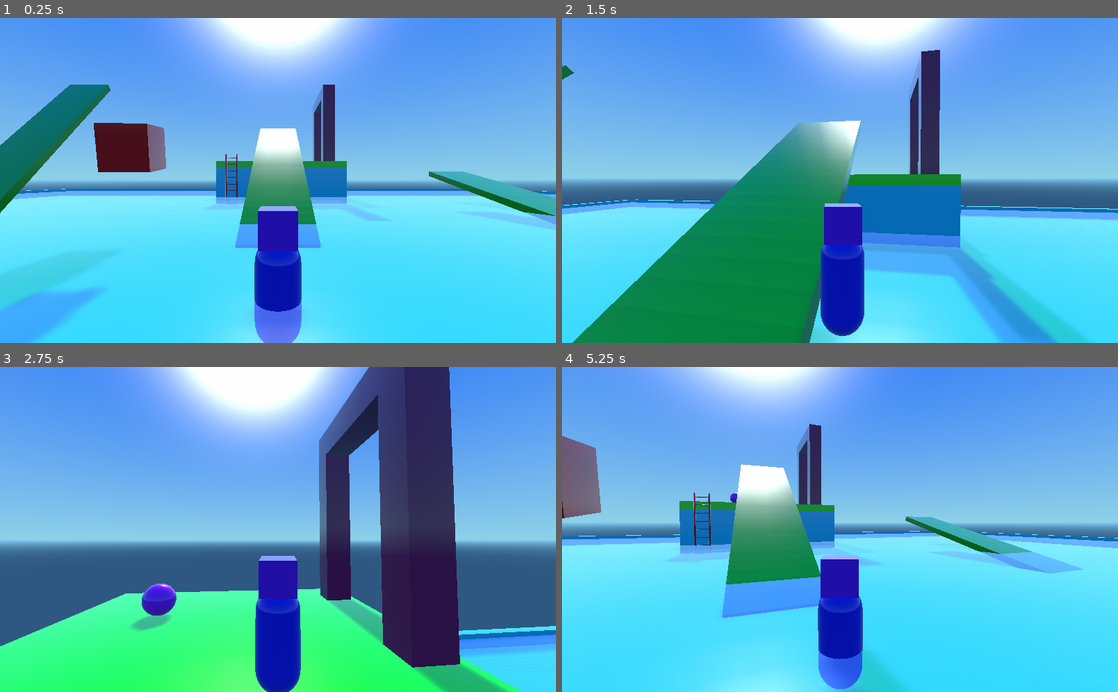
Above: before the commit, frames 1-4 (two rows, left to right).
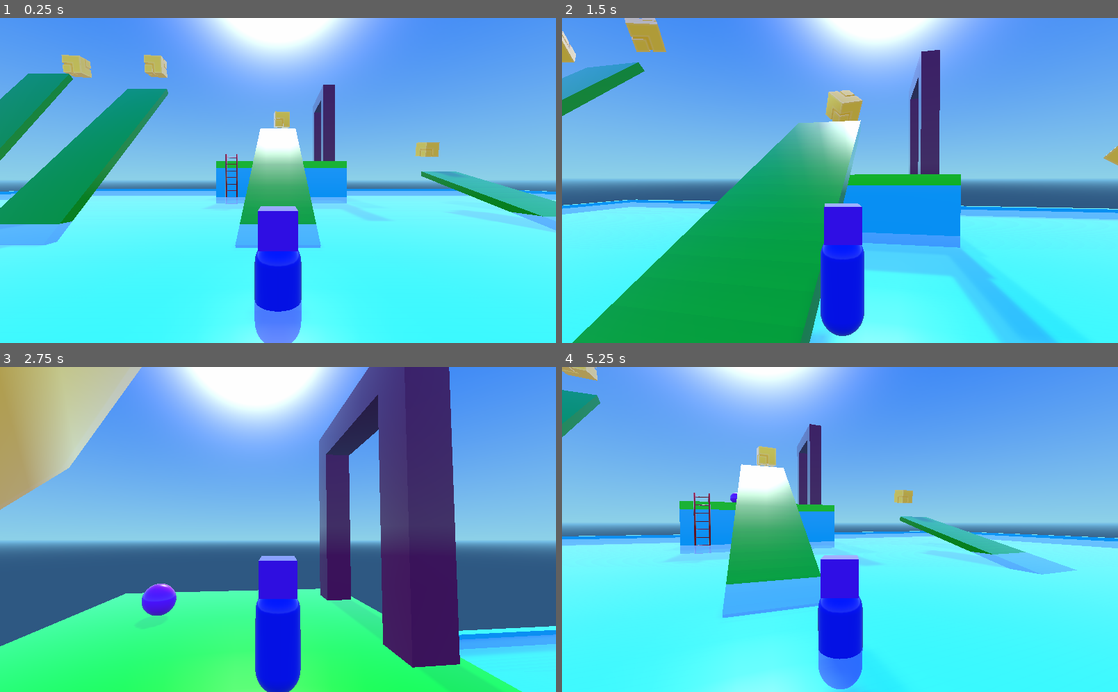
Above: after the commit, the same moments.

Repository: Chrisknyfe/godot-scraps
Game: Godot game, scene res://Main.tscn
Same seed, same stepped clock (60 frames per second), same inputs: the game is played once before the commit and once after it.
Inputs (mouse positions are in pixels of both pictures, inside the frame that each line leads up to):
- Up to frame 1 (0.25 s): no input
- Up to frame 2 (1.5 s): move the mouse to (867, 180) at 0.52 s; hold Shift (sprint) 0.53-1.28 s; hold W (forward) from 0.53 s (still down); tap F (fly) at 0.6 s; tap Space (jump) at 0.77, 1.07 s; move the mouse to (812, 180) at 1.27 s; tap Shift (sprint) at 1.35 s
- Up to frame 3 (2.75 s): keep holding W (forward); tap Space (jump) at 1.52, 1.55, 1.82 s; move the mouse to (289, 523) at 2.02 s; hold Space (jump) from 2.03 s (still down); tap F (fly) at 2.3 s
- Up to frame 4 (5.25 s): keep holding W (forward); move the mouse to (834, 536) at 2.77 s; release Space (jump) at 2.78 s; tap F (fly) at 2.85, 4.55, 5.1 s; tap Space (jump) at 3.02, 3.32, 4.52, 4.82 s; tap Shift (sprint) at 3.05, 4.35 s; move the mouse to (878, 532) at 3.52 s; hold Space (jump) 3.53-4.28 s; tap Tab (possess) at 3.6 s; move the mouse to (795, 526) at 4.27 s; tap Enter at 5 s; move the mouse to (845, 529) at 5.02 s; hold Shift (sprint) from 5.03 s (still down)

The runs differ from the first frame. In frame 1, 43% of the frame differs, in the area x 0-100%, y 11-100%; in frame 2, 40%; in frame 3, 14%; in frame 4, 36%.

Commit message:
Better slope behavior, stick to slopes of appropriate slant. Also tweak the collectible cubes.

Diff:
--- a/character_controller/Ball.tscn
+++ b/character_controller/Ball.tscn
@@ -72,7 +72,7 @@
 collision_layer = 1
 collision_mask = 1
 mode = 0
-mass = 1.0
+mass = 0.3
 friction = 1.0
 bounce = 0.0
 gravity_scale = 1.0
--- a/character_controller/Box.tscn
+++ b/character_controller/Box.tscn
@@ -1,4 +1,7 @@
-[gd_scene load_steps=4 format=2]
+[gd_scene load_steps=5 format=2]
+
+[ext_resource path="res://goldcube.obj" type="ArrayMesh" id=1]
+[ext_resource path="res://goldcube-tex.png" type="Texture" id=2]
 
 [sub_resource type="SpatialMaterial" id=1]
 
@@ -23,13 +26,18 @@
 params_billboard_mode = 0
 params_grow = false
 params_use_alpha_scissor = false
-albedo_color = Color( 1, 0, 0, 1 )
-metallic = 0.0
+albedo_color = Color( 1, 1, 1, 1 )
+albedo_texture = ExtResource( 2 )
+metallic = 0.5
 metallic_specular = 0.5
 metallic_texture_channel = 0
 roughness = 0.0
 roughness_texture_channel = 0
-emission_enabled = false
+emission_enabled = true
+emission = Color( 1, 0.796875, 0, 1 )
+emission_energy = 0.4
+emission_operator = 0
+emission_on_uv2 = false
 normal_enabled = false
 rim_enabled = false
 clearcoat_enabled = false
@@ -50,17 +58,9 @@
 uv2_triplanar_sharpness = 1.0
 proximity_fade_enable = false
 distance_fade_enable = false
-_sections_unfolded = [ "Albedo" ]
+_sections_unfolded = [ "Albedo", "Emission", "Flags", "Metallic", "Parameters" ]
 
-[sub_resource type="CubeMesh" id=2]
-
-material = SubResource( 1 )
-size = Vector3( 2, 2, 2 )
-subdivide_width = 0
-subdivide_height = 0
-subdivide_depth = 0
-
-[sub_resource type="BoxShape" id=3]
+[sub_resource type="BoxShape" id=2]
 
 extents = Vector3( 1, 1, 1 )
 
@@ -98,11 +98,12 @@
 lod_min_hysteresis = 0.0
 lod_max_distance = 0.0
 lod_max_hysteresis = 0.0
-mesh = SubResource( 2 )
+mesh = ExtResource( 1 )
 skeleton = NodePath("..")
-material/0 = null
+material/0 = SubResource( 1 )
+_sections_unfolded = [ "material" ]
 
 [node name="CollisionShape" type="CollisionShape" parent="." index="1"]
 
-shape = SubResource( 3 )
+shape = SubResource( 2 )
 disabled = false
--- a/character_controller/Main.tscn
+++ b/character_controller/Main.tscn
@@ -107,8 +107,8 @@
 background_color = Color( 0, 0, 0, 1 )
 background_energy = 1.0
 background_canvas_max_layer = 0
-ambient_light_color = Color( 0, 0, 0, 1 )
-ambient_light_energy = 1.0
+ambient_light_color = Color( 1, 1, 1, 1 )
+ambient_light_energy = 2.0
 ambient_light_sky_contribution = 1.0
 fog_enabled = false
 fog_color = Color( 0.5, 0.6, 0.7, 1 )
@@ -483,13 +483,19 @@
 
 [node name="Ramp3" parent="." index="7" instance=ExtResource( 6 )]
 
-transform = Transform( -2.2325, -1.12588e-07, 1.18017e-07, 5.35656e-08, 0.610648, 0.691355, -3.90335e-07, 0.727742, -0.580116, -22, 7.36603, -15.866 )
-
-[node name="Ramp2" parent="." index="8" instance=ExtResource( 6 )]
-
-transform = Transform( -2.2325, -1.12588e-07, 1.18017e-07, -1.80008e-07, 0.917629, 0.233584, -3.50467e-07, 0.245878, -0.871748, 22, 2.36603, -15.866 )
-
-[node name="Spirit" type="Spatial" parent="." index="9"]
+transform = Transform( -2.2325, 5.87264e-08, -5.57901e-08, 0, 0.671751, 0.638164, 1.95171e-07, 0.671751, -0.638164, -15, 7.36603, -14.866 )
+_sections_unfolded = [ "Transform" ]
+
+[node name="Ramp4" parent="." index="8" instance=ExtResource( 6 )]
+
+transform = Transform( -2.2325, 5.87264e-08, -5.57901e-08, -3.38912e-08, 0.544897, 0.739285, 1.92206e-07, 0.778194, -0.517653, -25, 7.36603, -14.866 )
+_sections_unfolded = [ "Transform" ]
+
+[node name="Ramp2" parent="." index="9" instance=ExtResource( 6 )]
+
+transform = Transform( -2.2325, -1.12588e-07, 1.18017e-07, -1.80008e-07, 0.917629, 0.233584, -3.50467e-07, 0.245878, -0.871748, 21, 2.36603, -15.866 )
+
+[node name="Spirit" type="Spatial" parent="." index="10"]
 
 transform = Transform( 1, 0, 0, 0, 1, 0, 0, 0, 1, -0.208001, 7, 7.3437 )
 script = ExtResource( 7 )
@@ -529,17 +535,31 @@
 material/0 = null
 _sections_unfolded = [ "Transform", "Visibility" ]
 
-[node name="Player" parent="." index="10" instance=ExtResource( 8 )]
+[node name="Player" parent="." index="11" instance=ExtResource( 8 )]
 
 transform = Transform( 1, 0, 0, 0, 1, 0, 0, 0, 1, 0, 2.5, 6.55671e-08 )
-_sections_unfolded = [ "Transform" ]
-
-[node name="Box" parent="." index="11" instance=ExtResource( 9 )]
-
-transform = Transform( 1, 0, 0, 0, 1, 0, 0, 0, 1, -6.5, 5.5, -5.5 )
+
+[node name="Box" parent="." index="12" instance=ExtResource( 9 )]
+
+transform = Transform( 1, 0, 0, 0, 1, 0, 0, 0, 1, -15.5, 18.5, -24.5 )
 script = ExtResource( 10 )
 
-[node name="Panel" type="Panel" parent="." index="12"]
+[node name="Box2" parent="." index="13" instance=ExtResource( 9 )]
+
+transform = Transform( 1, 0, 0, 0, 1, 0, 0, 0, 1, -25.5, 18.5, -24.5 )
+script = ExtResource( 10 )
+
+[node name="Box3" parent="." index="14" instance=ExtResource( 9 )]
+
+transform = Transform( 1, 0, 0, 0, 1, 0, 0, 0, 1, 0.5, 12.5, -27.5 )
+script = ExtResource( 10 )
+
+[node name="Box4" parent="." index="15" instance=ExtResource( 9 )]
+
+transform = Transform( 1, 0, 0, 0, 1, 0, 0, 0, 1, 21.5, 8.5, -28.5 )
+script = ExtResource( 10 )
+
+[node name="Panel" type="Panel" parent="." index="16"]
 
 anchor_left = 0.0
 anchor_top = 0.0
@@ -579,7 +599,7 @@
 max_lines_visible = -1
 _sections_unfolded = [ "Size Flags", "custom_colors", "custom_constants" ]
 
-[node name="DirectionalLight" type="DirectionalLight" parent="." index="13"]
+[node name="DirectionalLight" type="DirectionalLight" parent="." index="17"]
 
 transform = Transform( 1, 0, 0, 0, -0.707107, 0.707107, 0, -0.707107, -0.707107, 0, 37, 0 )
 layers = 1
@@ -607,11 +627,11 @@
 directional_shadow_max_distance = 200.0
 _sections_unfolded = [ "Editor", "Light", "Shadow", "Transform" ]
 
-[node name="WorldEnvironment" type="WorldEnvironment" parent="." index="14"]
+[node name="WorldEnvironment" type="WorldEnvironment" parent="." index="18"]
 
 environment = SubResource( 5 )
 
-[node name="Waterplane" type="MeshInstance" parent="." index="15"]
+[node name="Waterplane" type="MeshInstance" parent="." index="19"]
 
 transform = Transform( 50, 0, 0, 0, 1, 0, 0, 0, 50, 0, 1.5, 0 )
 layers = 1
@@ -628,12 +648,12 @@
 material/0 = SubResource( 8 )
 _sections_unfolded = [ "Transform", "material" ]
 
-[node name="Ladderwall" parent="." index="16" instance=ExtResource( 2 )]
+[node name="Ladderwall" parent="." index="20" instance=ExtResource( 2 )]
 
 transform = Transform( -4.37114e-08, 0, 1, 0, 3, 0, -1, 0, -4.37114e-08, 0.5, 3, -31 )
 _sections_unfolded = [ "Transform" ]
 
-[node name="Ladder" type="Area" parent="." index="17"]
+[node name="Ladder" type="Area" parent="." index="21"]
 
 transform = Transform( 0.148256, 0, 3.99725, 0, 4, 0, -3.99725, 0, 0.148256, -7, 4, -30 )
 input_ray_pickable = false
@@ -673,20 +693,26 @@
 lod_max_hysteresis = 0.0
 mesh = ExtResource( 12 )
 skeleton = NodePath("..")
-material/0 = SubResource( 10 )
-material/1 = SubResource( 11 )
-material/2 = SubResource( 12 )
+material/0 = SubResource( 9 )
+material/1 = SubResource( 10 )
+material/2 = SubResource( 11 )
 _sections_unfolded = [ "Transform", "material" ]
 
 [node name="CollisionShape" type="CollisionShape" parent="Ladder" index="1"]
 
-shape = SubResource( 9 )
+shape = SubResource( 12 )
 disabled = false
 
 [connection signal="body_entered" from="EndPlatform/Area" to="." method="_on_Area_body_entered"]
 
 [connection signal="body_entered" from="Box" to="Box" method="_on_Box_body_entered"]
 
+[connection signal="body_entered" from="Box2" to="Box2" method="_on_Box_body_entered"]
+
+[connection signal="body_entered" from="Box3" to="Box3" method="_on_Box_body_entered"]
+
+[connection signal="body_entered" from="Box4" to="Box4" method="_on_Box_body_entered"]
+
 [connection signal="body_entered" from="Ladder" to="Ladder" method="_on_Ladder_body_entered"]
 
 [connection signal="body_exited" from="Ladder" to="Ladder" method="_on_Ladder_body_exited"]
--- a/character_controller/Player.gd
+++ b/character_controller/Player.gd
@@ -10,6 +10,7 @@
 const FLY_SPEED = 20
 const FLY_ACCEL = 4
 const CLIMB_SPEED = 5
+const MAX_SLOPE_ANGLE = 35 # degrees
 
 # externally controllable vars
 var move_direction = Vector3()
@@ -21,7 +22,7 @@
 
 # internal vars
 var velocity  = Vector3() # smoothed velocity
-
+var has_ground_contact = false
 
 func _ready():
 	# Called every time the node is added to the scene.
@@ -50,6 +51,7 @@
 	$Head.rotation = look_direction
 
 func fly(delta, speed):
+	has_ground_contact = false
 	var temp_direction = move_direction
 	# space to go up a bit
 	if jumping:
@@ -67,8 +69,14 @@
 	temp_direction.y = 0
 	temp_direction = temp_direction.normalized()
 	temp_direction = temp_direction * speed
+	# Maintain gravity
+	temp_direction.y = velocity.y
 
-	temp_direction.y = velocity.y
+	# Determine ground contact using our tail
+	if is_on_floor():
+		has_ground_contact = true
+	elif !$Tail.is_colliding():
+		has_ground_contact = false
 
 	# decelerate faster
 	var accel = ACCEL
@@ -77,9 +85,22 @@
 
 	velocity = velocity.linear_interpolate(temp_direction, accel * delta)
 
-	velocity.y -= GRAVITY * delta
-	if is_on_floor() and jumping:
+	# apply gravity; on slopes, only apply gravity if we can slide down the slope.
+	if has_ground_contact:
+		var cn = $Tail.get_collision_normal()
+		var floor_angle = rad2deg(acos(cn.dot(Vector3(0,1,0))))
+		if floor_angle > MAX_SLOPE_ANGLE:
+			velocity.y -= GRAVITY * delta
+	else:
+		velocity.y -= GRAVITY * delta
+
+	if has_ground_contact and jumping:
 		velocity.y = JUMP_HEIGHT
+		has_ground_contact = false
+
+	# Stick to floor a bit stronger if we're close but hit a bump or a slope
+	if has_ground_contact and !is_on_floor():
+		move_and_collide(Vector3(0, -1, 0))
 
 	velocity = move_and_slide(velocity, Vector3(0, 1, 0))
 #
--- a/character_controller/Player.tscn
+++ b/character_controller/Player.tscn
@@ -127,7 +127,7 @@
 subdivide_height = 0
 subdivide_depth = 0
 
-[node name="Player" type="KinematicBody" index="0"]
+[node name="Player" type="KinematicBody"]
 
 input_ray_pickable = true
 input_capture_on_drag = false
@@ -141,6 +141,7 @@
 axis_lock_angular_z = false
 collision/safe_margin = 0.001
 script = ExtResource( 1 )
+_sections_unfolded = [ "Transform" ]
 
 [node name="ViewBody" type="MeshInstance" parent="." index="0"]
 
@@ -182,3 +183,11 @@
 skeleton = NodePath("..")
 material/0 = null
 _sections_unfolded = [ "Transform" ]
+
+[node name="Tail" type="RayCast" parent="." index="3"]
+
+transform = Transform( 1, 0, 0, 0, 1, 0, 0, 0, 1, 0, -0.732623, 0 )
+enabled = true
+exclude_parent = true
+cast_to = Vector3( 0, -1, 0 )
+collision_mask = 1
Not shown: 4 places in character_controller/Main.tscn that only renumber resources
Binary file added: character_controller/goldcube-tex.png
Not shown, added: character_controller/goldcube-tex.png.import
Not shown, added: character_controller/goldcube.obj
Not shown, added: character_controller/goldcube.obj.import
